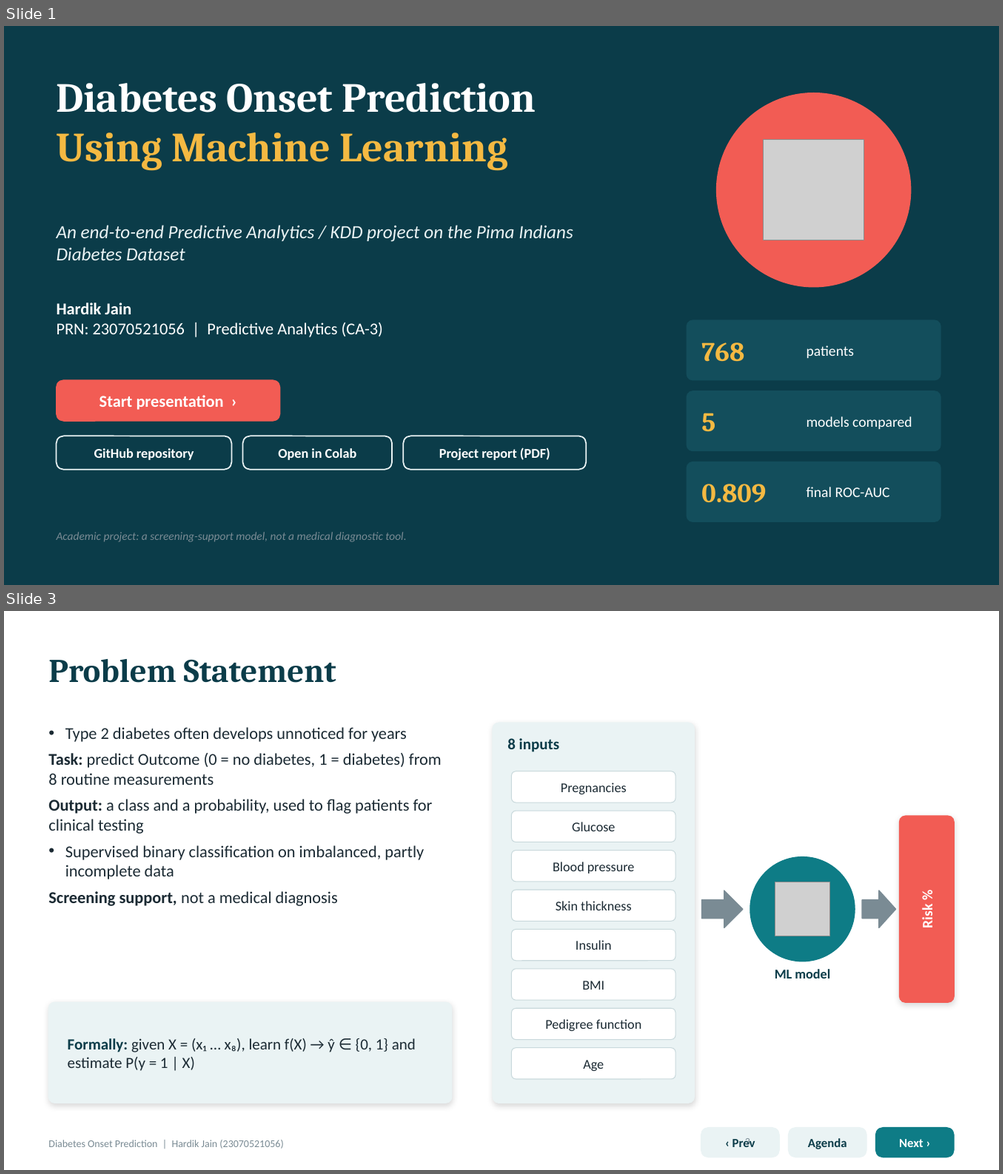
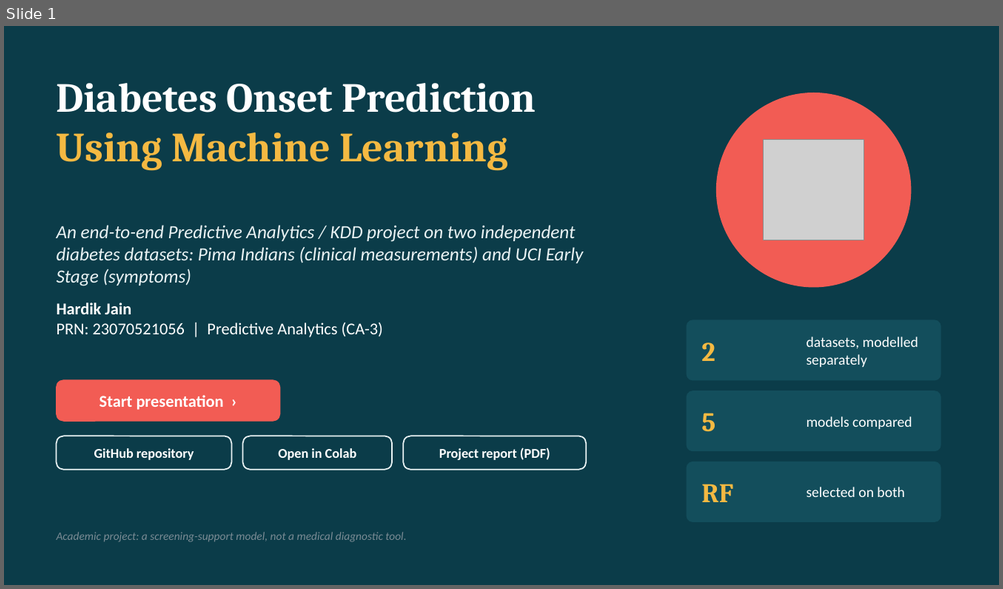
Before and after one commit to hardikjain2005/-Predictive-Analytics-CA-3-Diabetes-Onset-Prediction-Using-Machine-Learning, a slide deck: Diabetes_Onset_Prediction_Presentation .pptx. Shown one above the other, each under a label of ours: slides 1 and 3 before the commit, slide 1 after it; the slides between them are not shown. The pictures are 1003x1174 and 1003x589 pixels, drawn with LibreOffice and Linux fonts; fonts in the diff are those of the drawing; grey boxes stand for pictures. Boxes give left, top, right and bottom in pixels: in the first picture for what was removed or moved away, otherwise in the second. Text is boxed around its words. In the diff, an @@ line names an element or a change of style, - is before the commit and + after.

```diff
--- a/Diabetes_Onset_Prediction_Presentation .pptx
+++ b/Diabetes_Onset_Prediction_Presentation .pptx
@@ slide 3 removed at [4,611,999,1170], background #FFFFFF @@
@@ title removed at [48,659,336,683] @@
-Problem Statement
@@ rounded rectangle removed at [492,723,694,1103] @@
@@ text removed at [507,738,560,752] @@
-8 inputs
@@ text removed at [48,753,441,906] @@
-• Type 2 diabetes often develops unnoticed for years
-Task: predict Outcome (0 = no diabetes, 1 = diabetes) from 8 routine measurements
-Output: a class and a probability, used to flag patients for clinical testing
-• Supervised binary classification on imbalanced, partly incomplete data
-Screening support, not a medical diagnosis
@@ rounded rectangle removed at [512,772,675,803] @@
-Pregnancies
@@ rounded rectangle removed at [512,811,675,843] @@
-Glucose
@@ rounded rectangle removed at [899,816,954,1002] @@
@@ rounded rectangle removed at [512,851,675,882] @@
-Blood pressure
@@ ellipse removed at [750,857,854,962] @@
@@ rounded rectangle removed at [512,890,675,921] @@
-Skin thickness
@@ right arrow removed at [702,891,743,928] @@
@@ picture removed at [776,883,830,937] @@
@@ right arrow removed at [862,891,896,928] @@
@@ text removed at [919,906,936,928] @@
-Risk %
@@ rounded rectangle removed at [512,930,675,961] @@
-Insulin
@@ rounded rectangle removed at [512,969,675,1000] @@
-BMI
@@ text removed at [774,969,830,979] @@
-ML model
@@ rounded rectangle removed at [48,1002,452,1103] @@
@@ rounded rectangle removed at [512,1008,675,1040] @@
-Pedigree function
@@ text removed at [68,1039,415,1071] @@
-Formally: given X = (x₁ … x₈), learn f(X) → ŷ ∈ {0, 1} and estimate P(y = 1 | X)
@@ rounded rectangle removed at [512,1048,675,1079] @@
-Age
@@ text removed at [48,1140,283,1149] @@
-Diabetes Onset Prediction | Hardik Jain (23070521056)
@@ rounded rectangle removed at [701,1128,780,1158] @@
-‹ Prev
@@ page number removed at [745,1139,750,1147] @@
-3
@@ rounded rectangle removed at [788,1128,867,1158] @@
-Agenda
@@ rounded rectangle removed at [876,1128,954,1158] @@
-Next ›
@@ slide 1 changed as well @@
@@ text at [57,225,583,286]: text changed @@
-An end-to-end Predictive Analytics / KDD project on the Pima Indians Diabetes Dataset
+An end-to-end Predictive Analytics / KDD project on two independent diabetes datasets: Pima Indians (clinical measurements) and UCI Early Stage (symptoms)
@@ text at [701,343,714,361]: text changed @@
-768
+2
@@ text at [806,337,918,367]: text changed @@
-patients
+datasets, modelled separately
@@ text at [701,484,733,503]: text changed @@
-0.809
+RF
@@ text at [806,487,904,497]: text changed @@
-final ROC-AUC
+selected on both
```
Also in this commit, not shown: 11 other slides changed, 2 slides added, 9 other slides removed, 2 other files.
